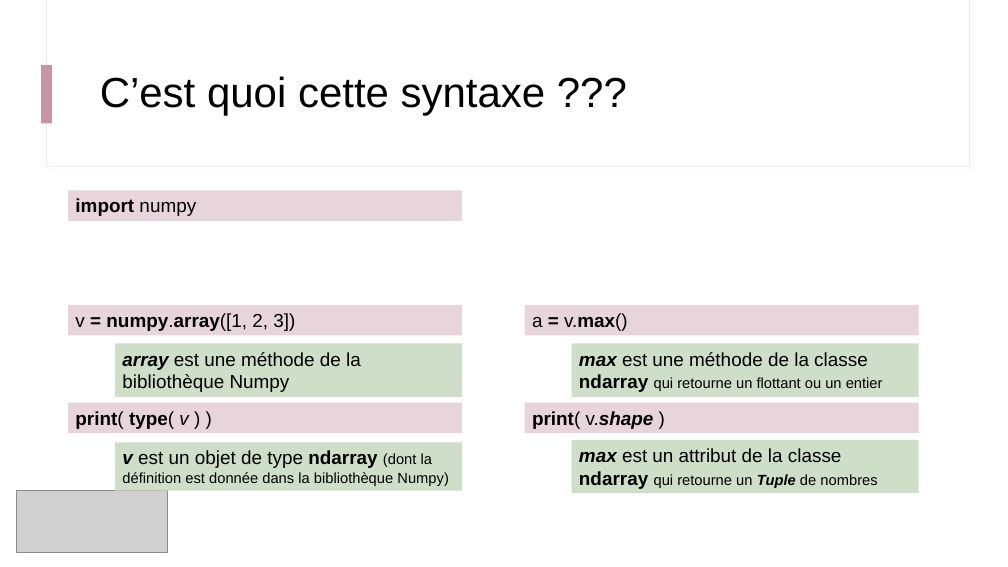
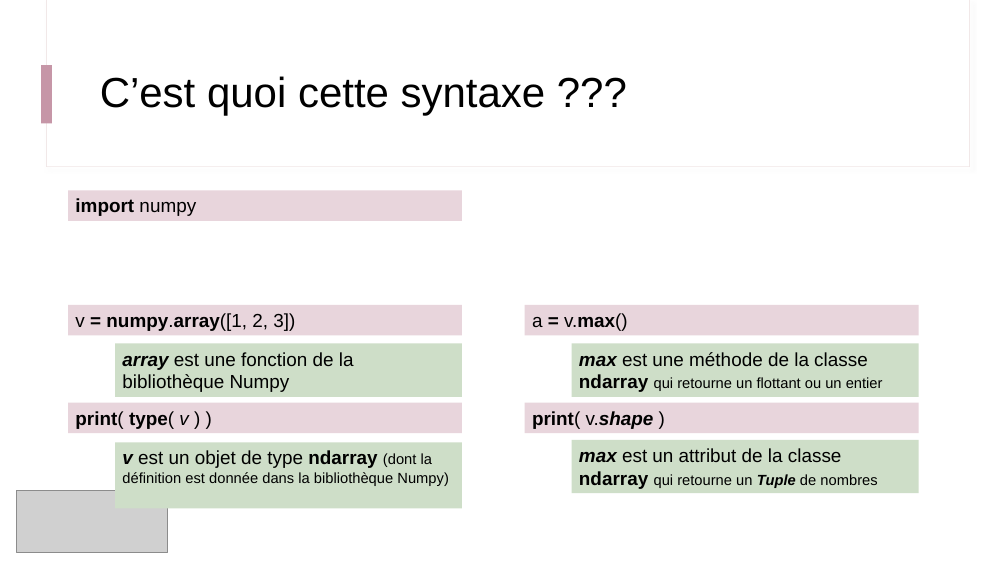
Before and after one commit to IOGS-Digital-Methods/semester-6, a slide deck: slide 9 of ONIP/onip_b4_objet/seance1_classes/B4_1_Classes_et_objets.pptx. Drawn at 1008x567 pixels with LibreOffice and Linux fonts; fonts in the diff are those of the drawing; grey boxes stand for pictures. Boxes give left, top, right and bottom in pixels: in the first picture for what was removed or moved away, otherwise in the second. Text is boxed around its words. In the diff, an @@ line names an element or a change of style, - is before the commit and + after.

```diff
--- a/ONIP/onip_b4_objet/seance1_classes/B4_1_Classes_et_objets.pptx
+++ b/ONIP/onip_b4_objet/seance1_classes/B4_1_Classes_et_objets.pptx
@@ text in rectangle at <box>122,352,354,392</box>: text changed @@
-array est une méthode de la bibliothèque Numpy
+array est une fonction de la bibliothèque Numpy
@@ rectangle "v est un objet de ...": place and size @@
-rectangle "v est un objet de ..." at <box>115,442,462,491</box>
+rectangle "v est un objet de ..." at <box>115,442,462,509</box>
```
Also in this commit, not shown: 5 other slides changed, 7 other files.
